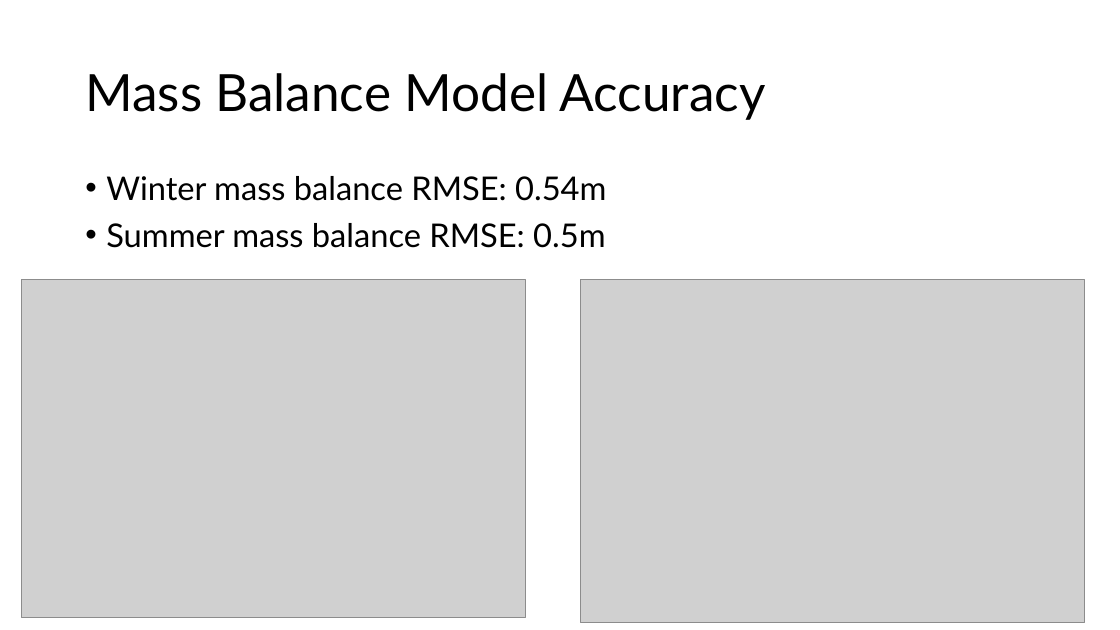
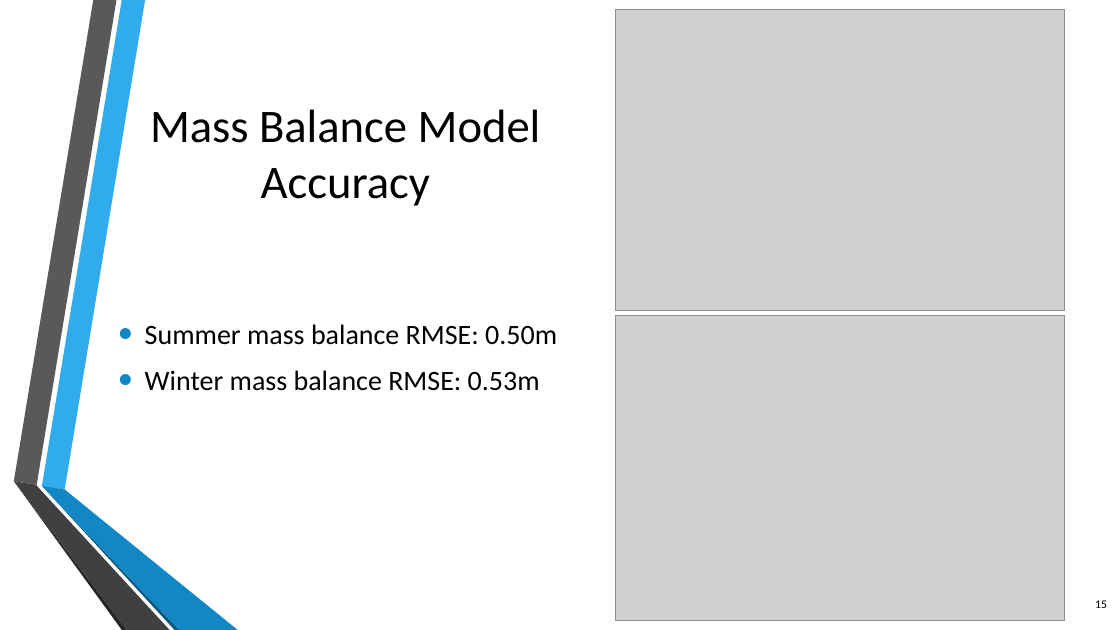
Before and after one commit to kstone3/Senior-Thesis, a slide deck: slide 15 of Thesis/thesis_defense.pptx (slide 16 before the commit). Drawn at 1120x630 pixels with LibreOffice and Linux fonts; fonts in the diff are those of the drawing; grey boxes stand for pictures; background and template pictures are left out. Boxes give left, top, right and bottom in pixels: in the first picture for what was removed or moved away, otherwise in the second. Text is boxed around its words. In the diff, an @@ line names an element or a change of style, - is before the commit and + after.

```diff
--- a/Thesis/thesis_defense.pptx
+++ b/Thesis/thesis_defense.pptx
@@ picture: place and size @@
-picture at <box>22,280,525,618</box>
+picture at <box>616,9,1065,310</box>
@@ title "Mass Balance Model Accuracy": place and size @@
-title "Mass Balance Model Accuracy" at <box>85,73,766,120</box>
+title "Mass Balance Model Accuracy" at <box>150,109,541,206</box>
@@ title "Mass Balance Model Accuracy" at <box>150,109,541,206</box>: size 44 to 40 pt, font Lato to Calibri; alignment left to centre; line spacing 0.9 to 1 @@
@@ text "Summer mass balance RMSE: 0.50m" at <box>145,324,557,391</box>: vertical alignment top to middle @@
@@ text at <box>145,324,557,391</box>: text changed; size 28 to 24 pt; font Lato to Calibri @@
-• Winter mass balance RMSE: 0.54m
-• Summer mass balance RMSE: 0.5m
+• Summer mass balance RMSE: 0.50m
+• Winter mass balance RMSE: 0.53m
@@ picture: place and size @@
-picture at <box>581,280,1084,623</box>
+picture at <box>616,315,1065,620</box>
@@ group added at <box>13,0,238,630</box>: 6 freeform shapes @@
@@ page number added at <box>1095,600,1107,608</box>, 10 pt, text #000000 @@
+15
```
Also in this commit, not shown: 12 other slides changed, 14 slides added, 4 slides removed, 16 other files.
